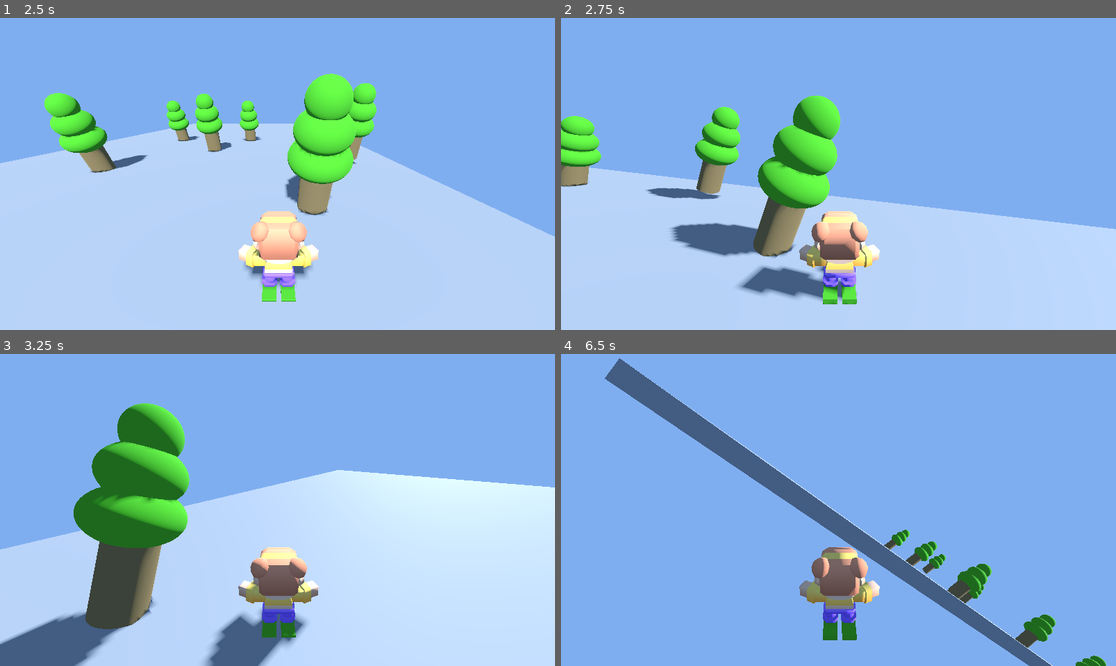
Above: before the commit, frames 1-4 (two rows, left to right).
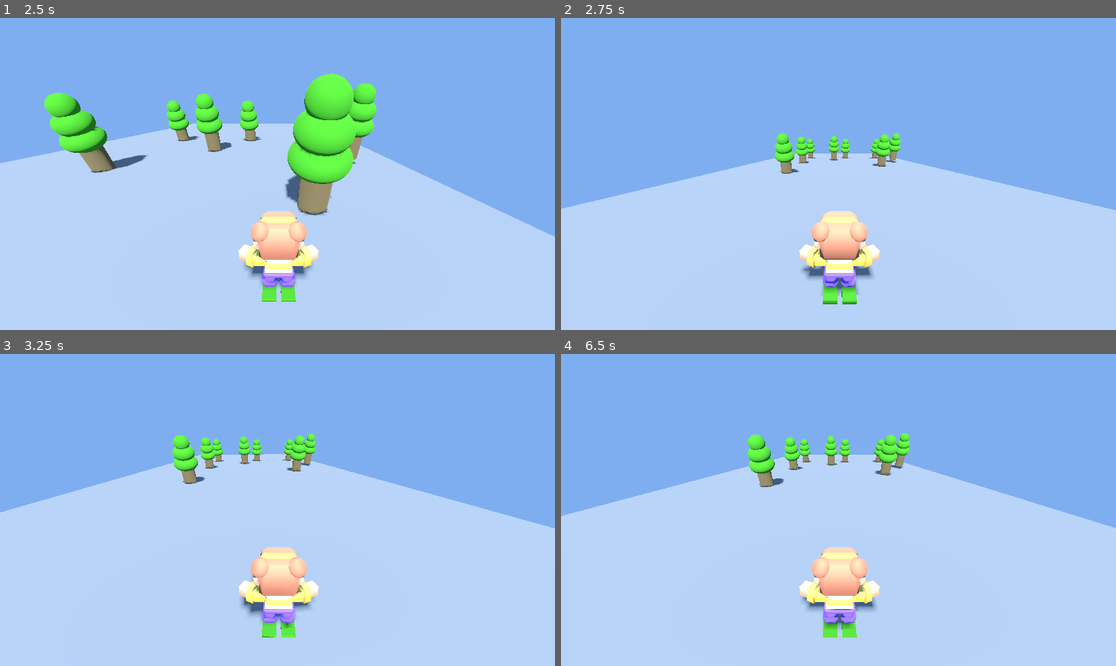
Above: after the commit, the same moments.

Repository: Picrik/godot_miniGames
Game: Godot game, scene res://Collision/collision.tscn
Two runs of this game, one before a commit and one after it. Both use one fixed random seed, a clock stepped at 60 frames per second and the inputs below. This scene is started directly instead of the project's main scene.
Inputs (mouse positions are in pixels of both pictures, inside the frame that each line leads up to):
- Up to frame 1 (2.5 s): move the mouse to (399, 158) at 0.52 s; hold Right (ui_right) 0.53-1.28 s; click (399, 158) at 0.67 s; move the mouse to (166, 189) at 1.27 s; hold Down (ui_down) 1.28-2.03 s; move the mouse to (333, 105) at 2.02 s; hold Right (ui_right) from 2.03 s (still down)
- Up to frame 2 (2.75 s): keep holding Right (ui_right)
- Up to frame 3 (3.25 s): move the mouse to (249, 572) at 2.77 s; release Right (ui_right) at 2.78 s; hold Up (ui_up) from 2.78 s (still down); click (249, 572) at 2.92 s
- Up to frame 4 (6.5 s): move the mouse to (1005, 556) at 3.52 s; release Up (ui_up) at 3.53 s; hold Left (ui_left) 3.53-5.03 s; move the mouse to (672, 463) at 4.27 s; move the mouse to (866, 510) at 5.02 s; hold Down (ui_down) 5.03-5.78 s; click (866, 510) at 5.17 s; move the mouse to (755, 432) at 5.77 s; hold Right (ui_right) from 5.78 s (still down)

Frame 1 is identical in both runs. In frame 2, 20% of the frame differs, in the area x 0-100%, y 24-92%; in frame 3, 28%; in frame 4, 62%, in the area x 0-100%, y 1-100%.

Commit message:
finishingCollision

Diff:
--- a/Collision/collision.tscn
+++ b/Collision/collision.tscn
@@ -44,6 +44,8 @@
 [node name="Player" type="RigidBody3D" parent="."]
 transform = Transform3D(1, 0, 0, 0, 1, 0, 0, 0, 1, 0, 4.88071, 12.573538)
 physics_material_override = SubResource("PhysicsMaterial_fv6dv")
+contact_monitor = true
+max_contacts_reported = 1
 script = ExtResource("1_15bix")
 
 [node name="playermodel" type="MeshInstance3D" parent="Player"]
@@ -91,3 +93,5 @@
 
 [node name="Tree8" parent="." instance=ExtResource("1_pf7po")]
 transform = Transform3D(1, 0, 0, 0, 1, 0, 0, 0, 1, 4.499853, 0.6924579, -0.53236485)
+
+[connection signal="body_entered" from="Player" to="Player" method="_on_body_entered"]
--- a/Collision/player_movement.gd
+++ b/Collision/player_movement.gd
@@ -2,8 +2,13 @@
 
 @export var move_speed : float = 2.0
 
-func _physics_process(delta: float) -> void:
+func _physics_process(_delta: float) -> void:
 	if Input.is_physical_key_pressed(KEY_LEFT):
 		apply_force(Vector3.LEFT * move_speed)
 	if Input.is_physical_key_pressed(KEY_RIGHT):
 		apply_force(Vector3.RIGHT * move_speed)
+
+
+func _on_body_entered(body: Node) -> void:
+	if body.is_in_group("Tree"):
+		get_tree().reload_current_scene.call_deferred()
--- /dev/null
+++ b/Loops/loops.gd
@@ -0,0 +1,13 @@
+extends Node2D
+
+var star_scence : PackedScene=preload("res://Loops/star.tscn")
+
+# Called when the node enters the scene tree for the first time.
+func _ready() -> void:
+	var star = star_scence.instantiate()
+	add_child(star)
+
+
+# Called every frame. 'delta' is the elapsed time since the previous frame.
+func _process(delta: float) -> void:
+	pass
--- /dev/null
+++ b/Loops/loops.tscn
@@ -0,0 +1,9 @@
+[gd_scene load_steps=2 format=3 uid="uid://y6t7xxo76ujd"]
+
+[ext_resource type="Script" uid="uid://brf5i2h0gcm7j" path="res://Loops/loops.gd" id="1_0d46d"]
+
+[node name="Main" type="Node2D"]
+script = ExtResource("1_0d46d")
+
+[node name="Camera2D" type="Camera2D" parent="."]
+zoom = Vector2(2, 2)
--- /dev/null
+++ b/Loops/star.tscn
@@ -0,0 +1,6 @@
+[gd_scene load_steps=2 format=3 uid="uid://d30qjbabuvw8s"]
+
+[ext_resource type="Texture2D" uid="uid://cvm1udbxfu7m4" path="res://Loops/Star.png" id="1_vg0yn"]
+
+[node name="Star" type="Sprite2D"]
+texture = ExtResource("1_vg0yn")
--- a/project.godot
+++ b/project.godot
@@ -18,4 +18,4 @@
 [rendering]
 
 textures/canvas_textures/default_texture_filter=0
-environment/defaults/default_clear_color=Color(0.29736644, 0.16042545, 0.10468743, 1)
+environment/defaults/default_clear_color=Color(0, 0, 0, 1)
Not shown, added: Loops/loops.gd.uid
